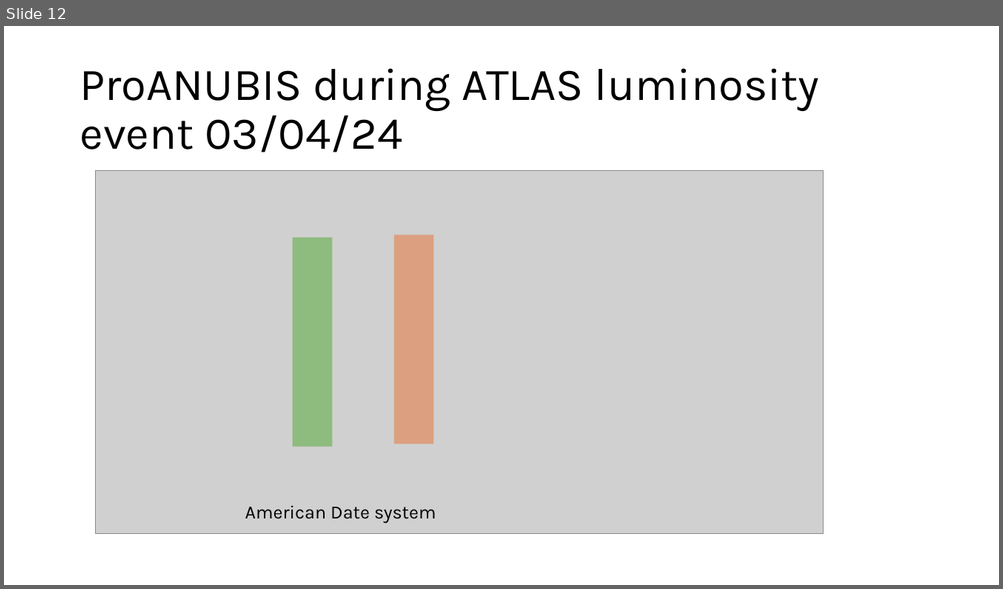
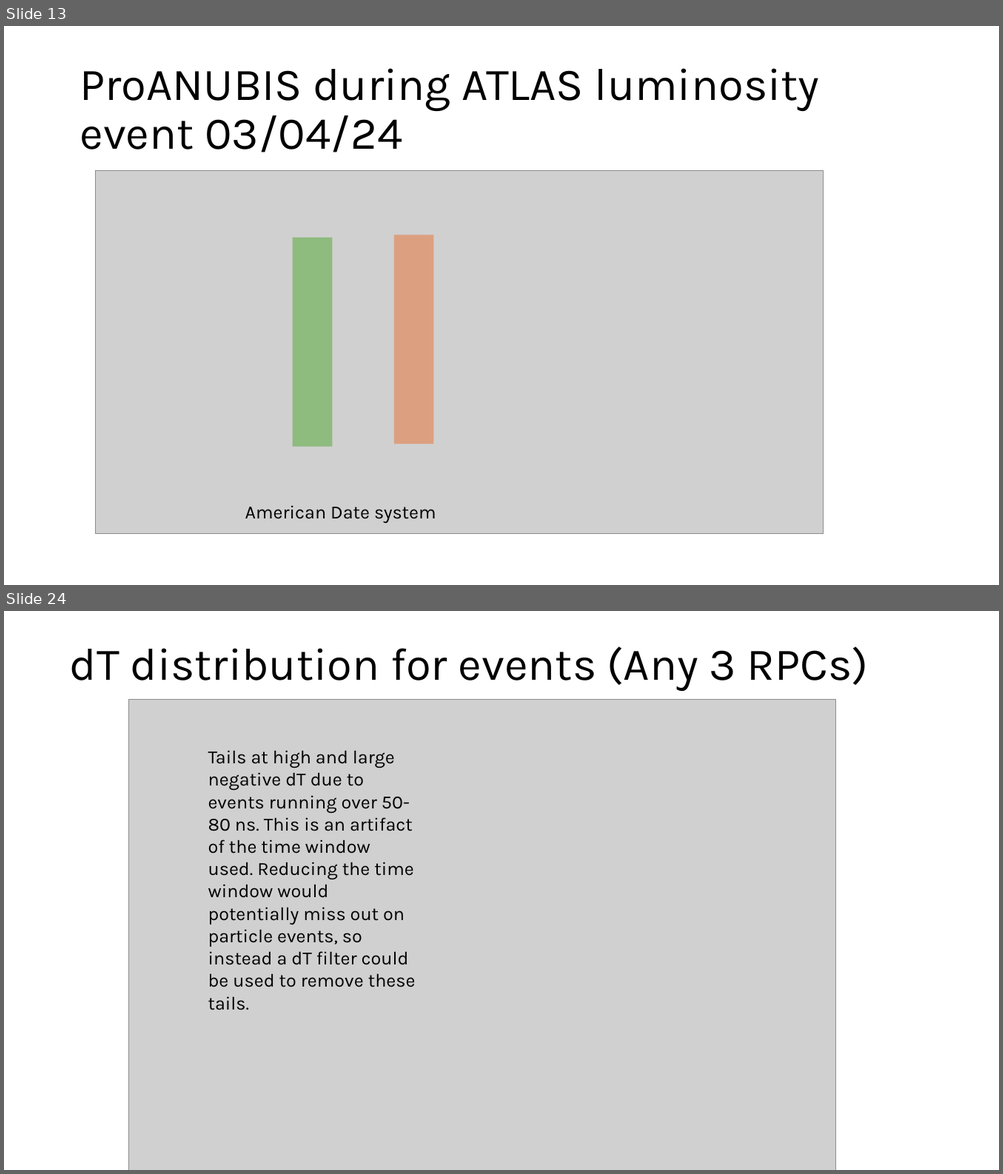
Before and after one commit to PatrickC12/ProAnubisReconstruction, a slide deck: ProAnubis_CERN/Investigations/Pictures.pptx. Shown one above the other, each under a label of ours: slide 12 before the commit, slides 13 and 24 after it; the slides between them are not shown. The pictures are 1003x589 and 1003x1174 pixels, drawn with LibreOffice and Linux fonts; fonts in the diff are those of the drawing; grey boxes stand for pictures. Boxes give left, top, right and bottom in pixels: in the first picture for what was removed or moved away, otherwise in the second. Text is boxed around its words. In the diff, an @@ line names an element or a change of style, - is before the commit and + after.

```diff
--- a/ProAnubis_CERN/Investigations/Pictures.pptx
+++ b/ProAnubis_CERN/Investigations/Pictures.pptx
@@ slide 24 added at [4, 611, 999, 1170], background #FFFFFF @@
@@ title added at [70, 647, 868, 691], 44 pt, text #000000 @@
+dT distribution for events (Any 3 RPCs)
@@ picture added at [128, 700, 836, 1170] @@
@@ text added at [208, 750, 415, 988], 18 pt, text #000000 @@
+Tails at high and large negative dT due to events running over 50-80 ns. This is an artifact of the time window used. Reducing the time window would potentially miss out on particle events, so instead a dT filter could be used to remove these tails.
@@ what was slide 12 is now slide 13 @@
```
Also in this commit, not shown: 1 slide changed, 19 other slides added, 9 other files.
